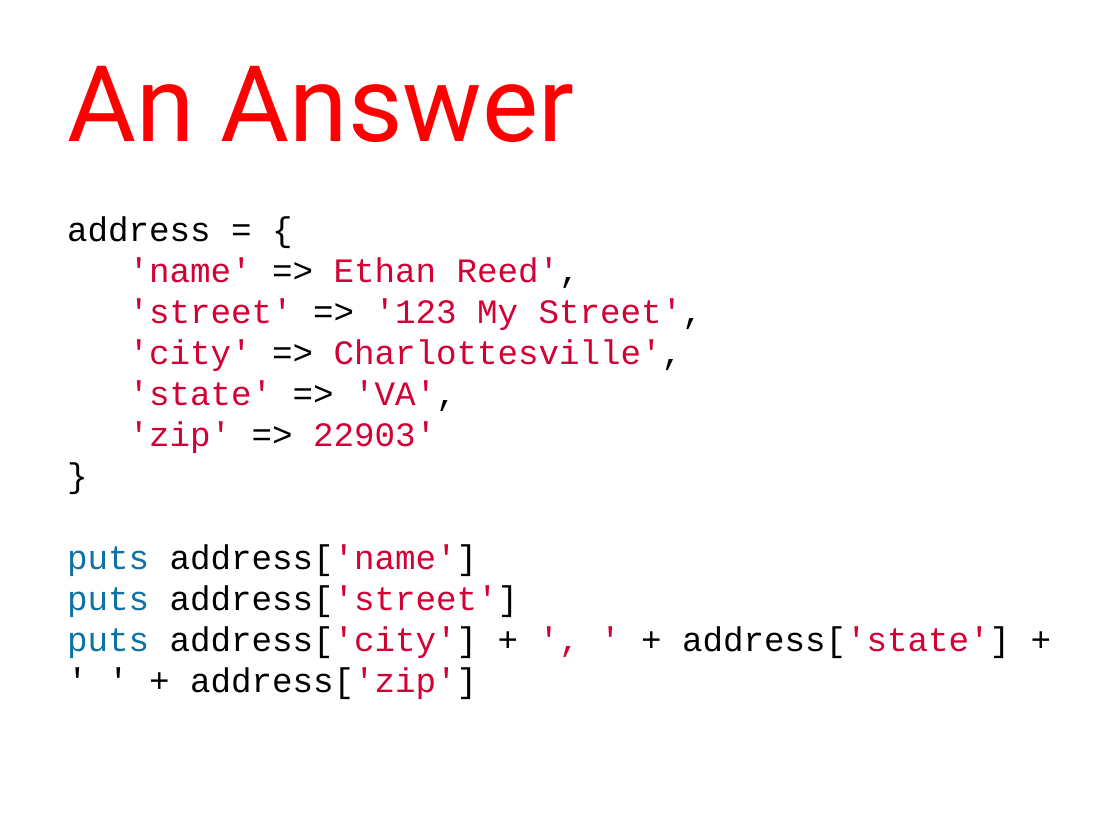
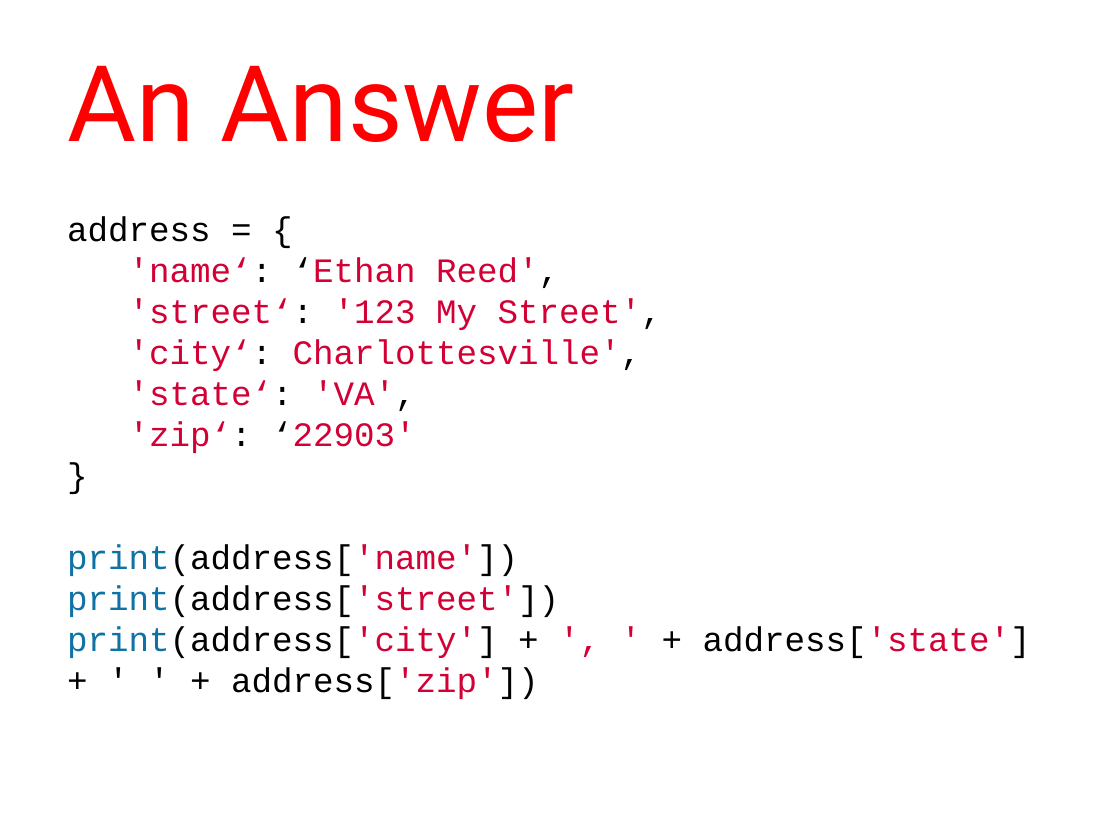
Before and after one commit to humanitiesprogramming/slides, a slide deck: slide 71 of 2017/python/B Done - ish/Python Programming Concepts I.pptx. Drawn at 1120x840 pixels with LibreOffice and Linux fonts; fonts in the diff are those of the drawing. Boxes give left, top, right and bottom in pixels: in the first picture for what was removed or moved away, otherwise in the second. Text is boxed around its words. In the diff, an @@ line names an element or a change of style, - is before the commit and + after.

```diff
--- a/2017/python/B Done - ish/Python Programming Concepts I.pptx
+++ b/2017/python/B Done - ish/Python Programming Concepts I.pptx
@@ text at (x1=129, y1=257, x2=662, y2=453): text changed @@
-'name' => Ethan Reed',
-'street' => '123 My Street',
-'city' => Charlottesville',
-'state' => 'VA',
-'zip' => 22903'
+'name‘: ‘Ethan Reed',
+'street‘: '123 My Street',
+'city‘: Charlottesville',
+'state‘: 'VA',
+'zip‘: ‘22903'
@@ text at (x1=67, y1=544, x2=1031, y2=699): text changed @@
-puts address['name']
-puts address['street']
-puts address['city'] + ', ' + address['state'] + ' ' + address['zip']
+print(address['name'])
+print(address['street'])
+print(address['city'] + ', ' + address['state'] + ' ' + address['zip'])
```
Also in this commit, not shown: 38 other slides changed.
